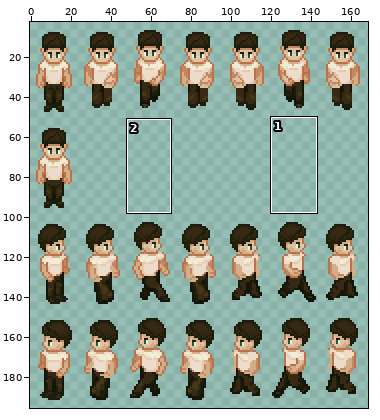
Edited in one commit: pixel-art file (Assets/character/Main Character/character_animations.aseprite). The picture above shows the old version from afar; the outline marks the close-up.
Close-up. Before the commit:
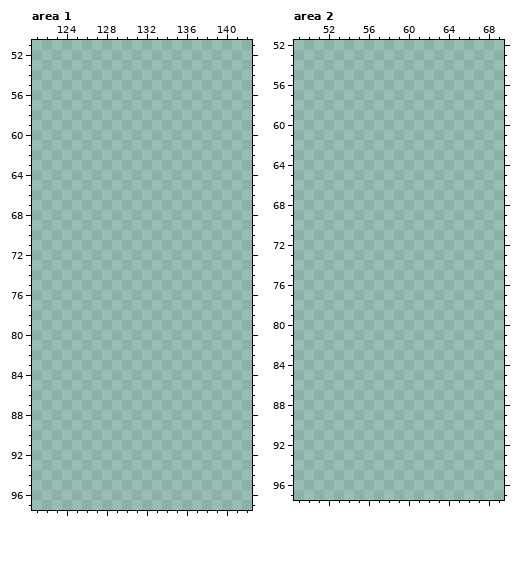
240x240 pixels, 1 frame. Colours within 5 levels of each other are drawn and written as one. Shown: area 1: x 121..142, y 51..97; area 2: x 49..69, y 52..97. The wide view leaves out empty margins. The commit also changed other parts of the picture, which this record leaves out.
Palette (. is transparent): 
The same view after the edit:
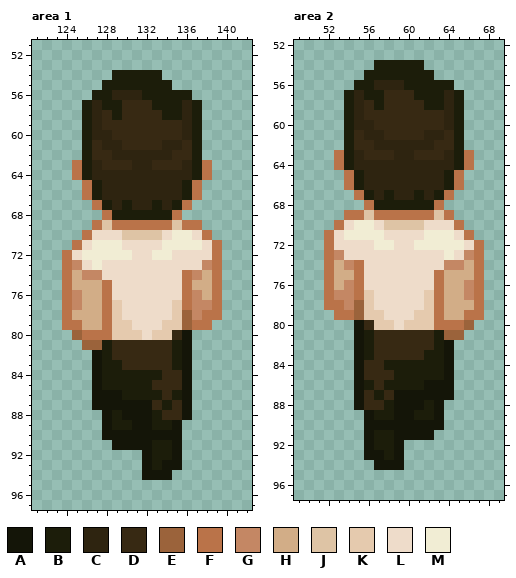
Colours new in this view: A #141508  B #1c1d0a  C #2e2410  D #372913  E #9b633b  F #ba7349  G #c48764  H #d2ad87  J #dec4a5  K #e5caae  L #eedcca  M #f1edd4
From old to new:
Changed rows in their new state; - is an unchanged pixel.
Area 1:
first column x 124:
54 -----BBBBB------
55 ----BBBBBBB-----
56 ---BBCCCBBBBB---
57 --BCBBDDDBBBCB--
58 --BCDBDDDDBBCB--
59 --BCDDDDDDDDCB--
60 --BCCDDDDDDDCB--
61 --BDCCDDDDCCDB--
62 --BDDCCCCCCDDB--
63 -FBCDDDCCDDDCBF-
64 -FBCCCCCCCCCCBF-
65 --FBCCCCCCCCBF--
66 --FBCCCCCCCCBF--
67 ---FBCBCCBCBF---
68 ----FBBBBBBF----
69 ---FJFFFFFFJFF--
70 --FLLLJJJJLMMLF-
71 -FLMMMLLLLMMMMLF
72 FLMMMMMLLMMLLLLF
73 FGLMLLLLLLLLLLGF
74 FHGGLLLLLLLLFGHF
75 FHHHFLLLLLLLFHHF
76 FGHHFLLLLLLLFGHF
77 FGHHFKLLLLLKFGGF
78 FHHHFKLLLLLKEGFF
79 FFHHFKKLLLKKEFF-
80 -EFFFKKKLKKDA---
81 --EEBDDDDDDBA---
82 ---ABDDDDDDBA---
83 ---ABBDDDDDBA---
84 ---ABBBBBBDDA---
85 ---ABBBBBDDDA---
86 ---AAABBBBDBA---
87 ---AAAAAADBDA---
88 ----ABAAABDDA---
89 ----ABBAABBA----
90 ----AAAAAAAA----
91 -----AAAABBA----
92 --------ABBA----
93 --------ABAA----
94 --------AAA-----
Area 2:
first column x 52:
54 -----BBBBB------
55 ----BBBBBBB-----
56 ---BBCCCBBBBB---
57 --BCBBDDDBBBCB--
58 --BCDBDDDDBBCB--
59 --BCDDDDDDDDCB--
60 --BCCDDDDDDDCB--
61 --BDCCDDDDCCDB--
62 --BDDCCCCCCDDB--
63 -FBCDDDCCDDDCBF-
64 -FBCCCCCCCCCCBF-
65 --FBCCCCCCCCBF--
66 --FBCCCCCCCCBF--
67 ---FBCBCCBCBF---
68 ----FBBBBBBF----
69 --FFJFFFFFFJF---
70 -FLMMLJJJJLLLF--
71 FLMMMMLLLLMMMLF-
72 FLLLLMMLLMMMMMLF
73 FGLLLLLLLLLLMLGF
74 FHGFLLLLLLLLGGHF
75 FHHFLLLLLLLFHHHF
76 FHGFLLLLLLLFHHGF
77 FGGFKLLLLLKFHHGF
78 FFGEKLLLLLKFHHHF
79 -FFEKKLLLKKFHHFF
80 ---ADKKLKKKFFFE-
81 ---ABDDDDDDBEE--
82 ---ABDDDDDDBA---
83 ---ABDDDDDBBA---
84 ---ADDBBBBBBA---
85 ---ADDDBBBBBA---
86 ---ABDBBBBAAA---
87 ---ADBDAAAAAA---
88 ---ADDBAAABA----
89 ----ABBAABBA----
90 ----AAAAAAAA----
91 ----ABBAAAA-----
92 ----ABBA--------
93 ----AABA--------
94 -----AAA--------
